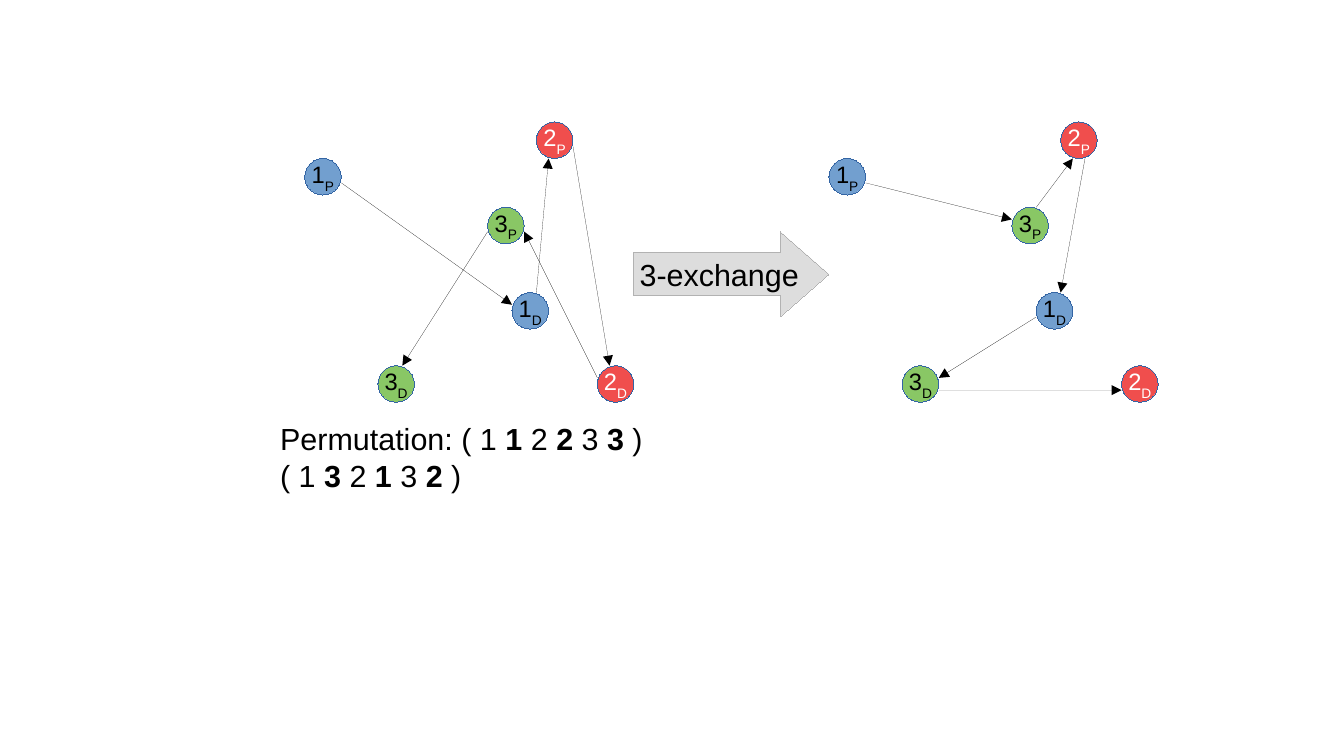
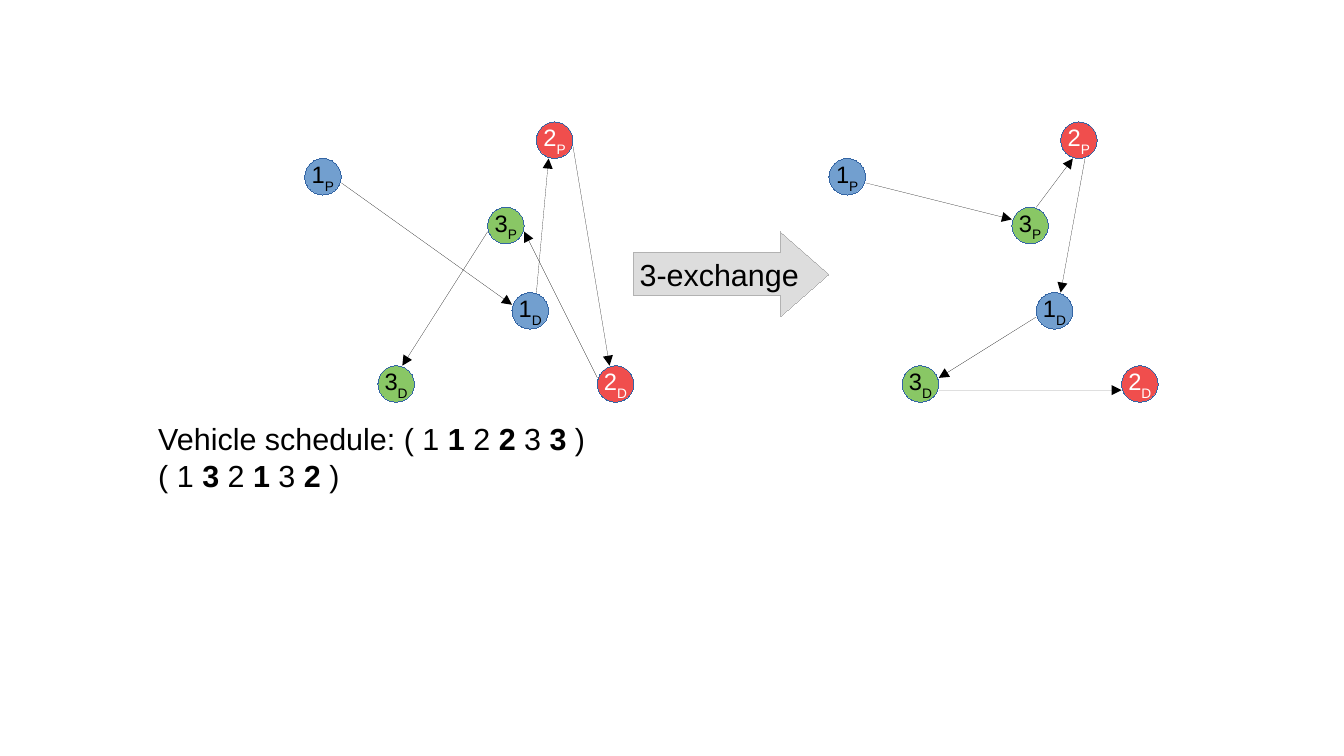
Before and after one commit to prebujo/INF319, a slide deck: slide 2 of presentation/Operators_illustrations.odp. Drawn at 1344x756 pixels with LibreOffice and Linux fonts; fonts in the diff are those of the drawing. Boxes give left, top, right and bottom in pixels: in the first picture for what was removed or moved away, otherwise in the second. Text is boxed around its words. In the diff, an @@ line names an element or a change of style, - is before the commit and + after.

```diff
--- a/presentation/Operators_illustrations.odp
+++ b/presentation/Operators_illustrations.odp
@@ text at (x1=158, y1=428, x2=567, y2=488): text changed @@
-Permutation: ( 1 1 2 2 3 3 ) ( 1 3 2 1 3 2 )
+Vehicle schedule: ( 1 1 2 2 3 3 ) ( 1 3 2 1 3 2 )
```
Also in this commit, not shown: 4 other slides changed, 1 slide added, 15 other files.
